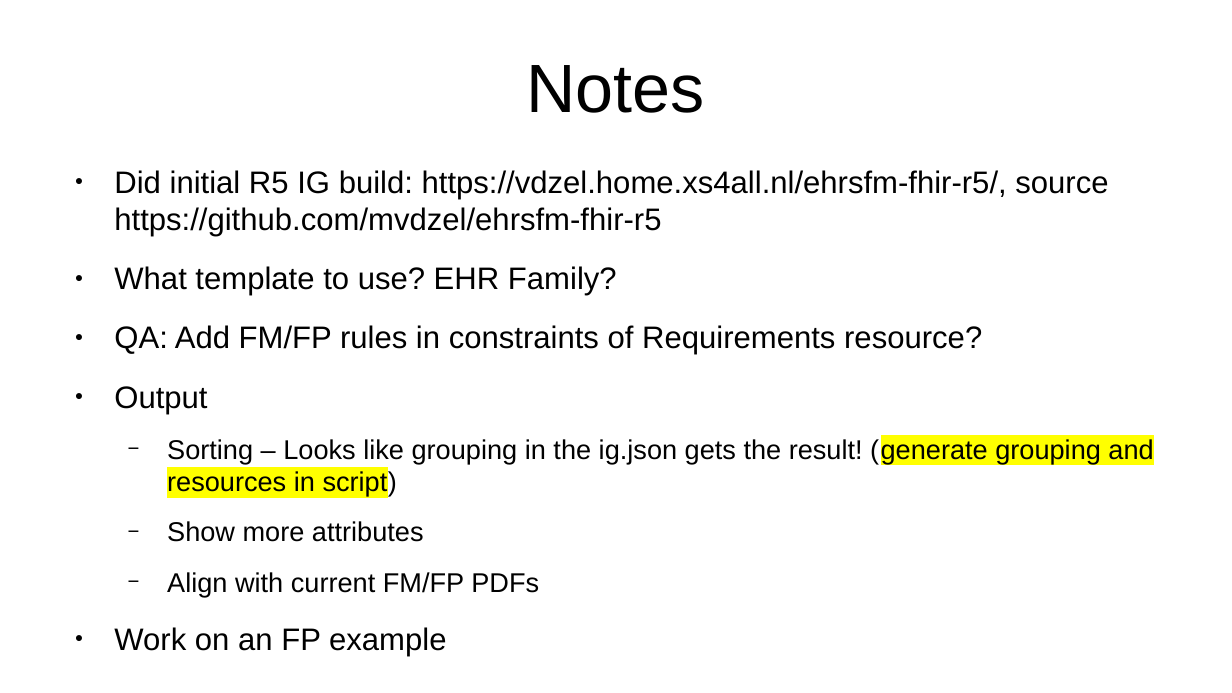
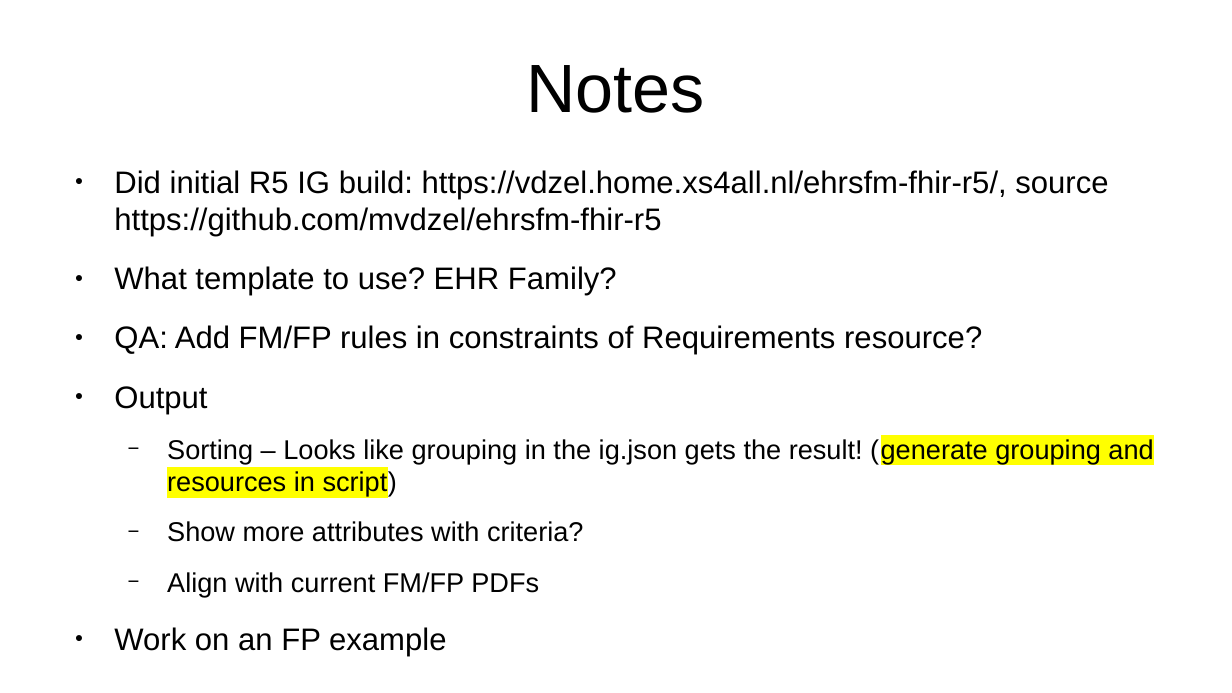
Before and after one commit to HL7/ehrsfm-ig, a slide deck: slide 2 of docs/ehrsfm-tool-fhir_MAY2023.odp. Drawn at 1232x693 pixels with LibreOffice and Linux fonts; fonts in the diff are those of the drawing. Boxes give left, top, right and bottom in pixels: in the first picture for what was removed or moved away, otherwise in the second. Text is boxed around its words. In the diff, an @@ line names an element or a change of style, - is before the commit and + after.

```diff
--- a/docs/ehrsfm-tool-fhir_MAY2023.odp
+++ b/docs/ehrsfm-tool-fhir_MAY2023.odp
@@ text at (167,521,584,542): text changed @@
-  − Show more attributes
+  − Show more attributes with criteria?
```
Also in this commit, not shown: 3 other files.
